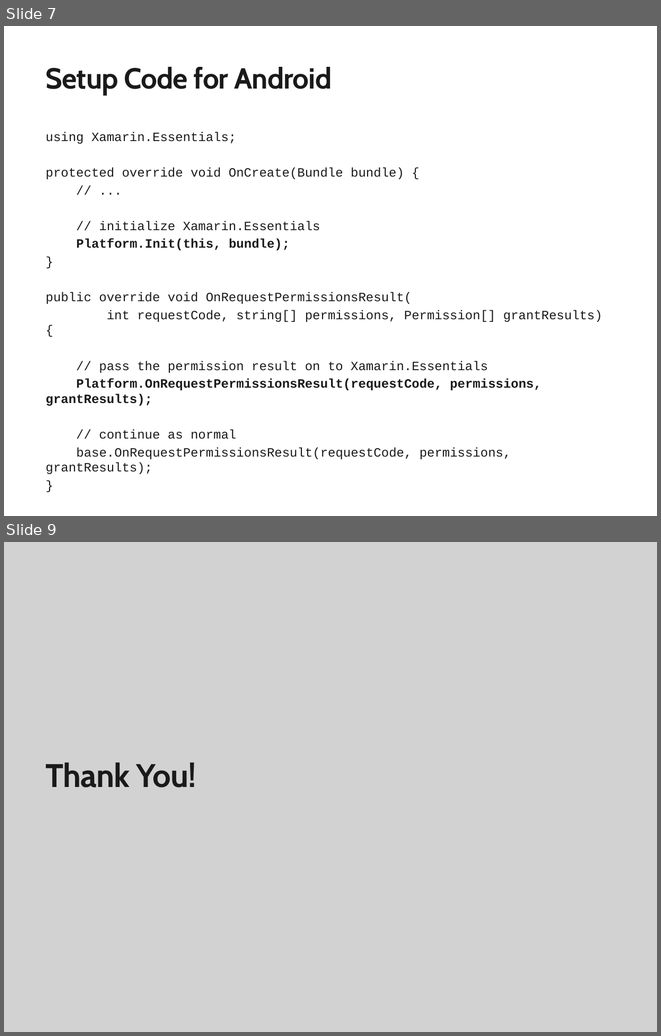
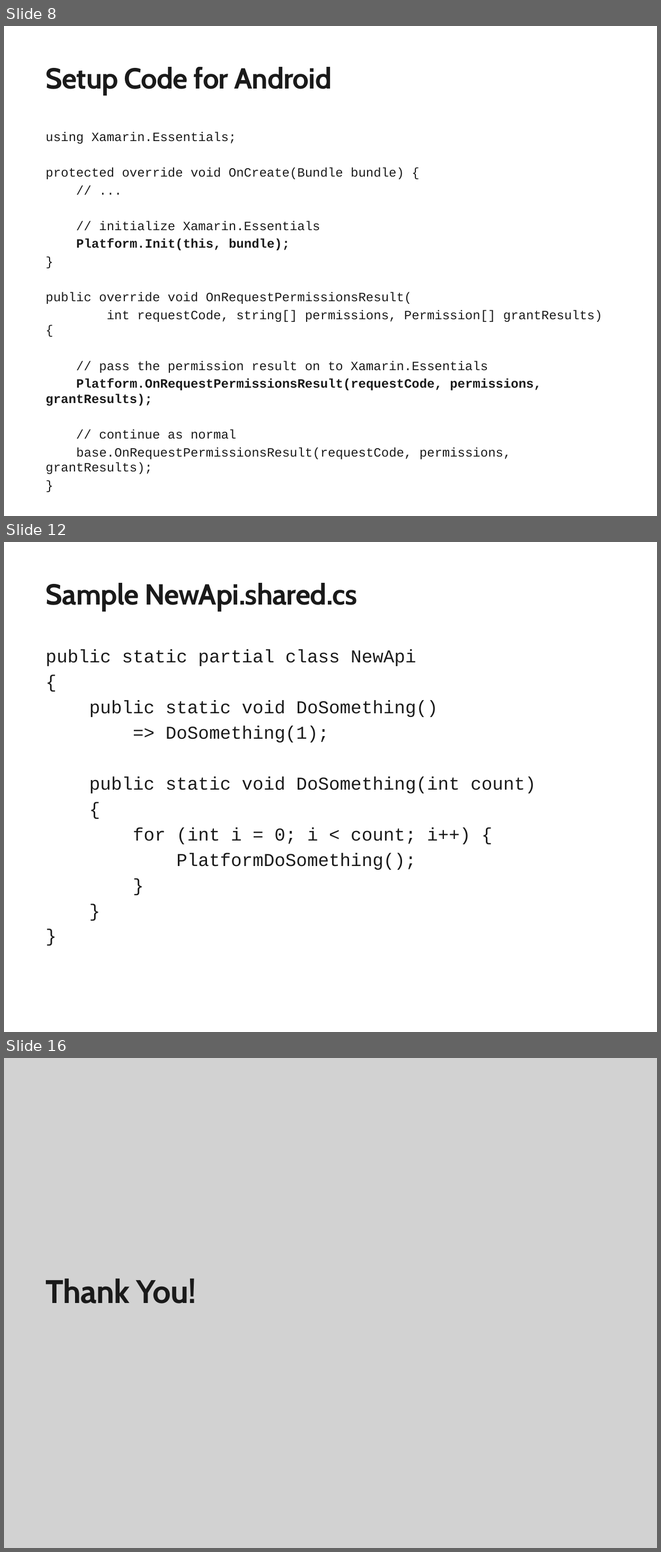
Before and after one commit to mattleibow/EssentialsDemo, a slide deck: Slides.pptx. Shown one above the other, each under a label of ours: slides 7 and 9 before the commit, slides 8, 12 and 16 after it; the slides between them are not shown. The pictures are 661x1036 and 661x1552 pixels, drawn with LibreOffice and Linux fonts; fonts in the diff are those of the drawing; background and template pictures are left out. Boxes give left, top, right and bottom in pixels: in the first picture for what was removed or moved away, otherwise in the second. Text is boxed around its words. In the diff, an @@ line names an element or a change of style, - is before the commit and + after.

```diff
--- a/Slides.pptx
+++ b/Slides.pptx
@@ slide 12 added at [4,542,657,1032], background #FFFFFF @@
@@ title added at [46,583,358,611], 32 pt, text #1A1A1A, bold @@
+Sample NewApi.shared.cs
@@ text added at [46,649,536,870], 20 pt, text #1A1A1A @@
+public static partial class NewApi
+{
+public static void DoSomething()
+=> DoSomething(1);
+public static void DoSomething(int count)
+{
+for (int i = 0; i < count; i++) {
+PlatformDoSomething();
+}
+}
+}
@@ what was slide 7 is now slide 8 @@
@@ what was slide 9 is now slide 16 @@
```
Also in this commit, not shown: 3 slides changed, 6 other slides added.
